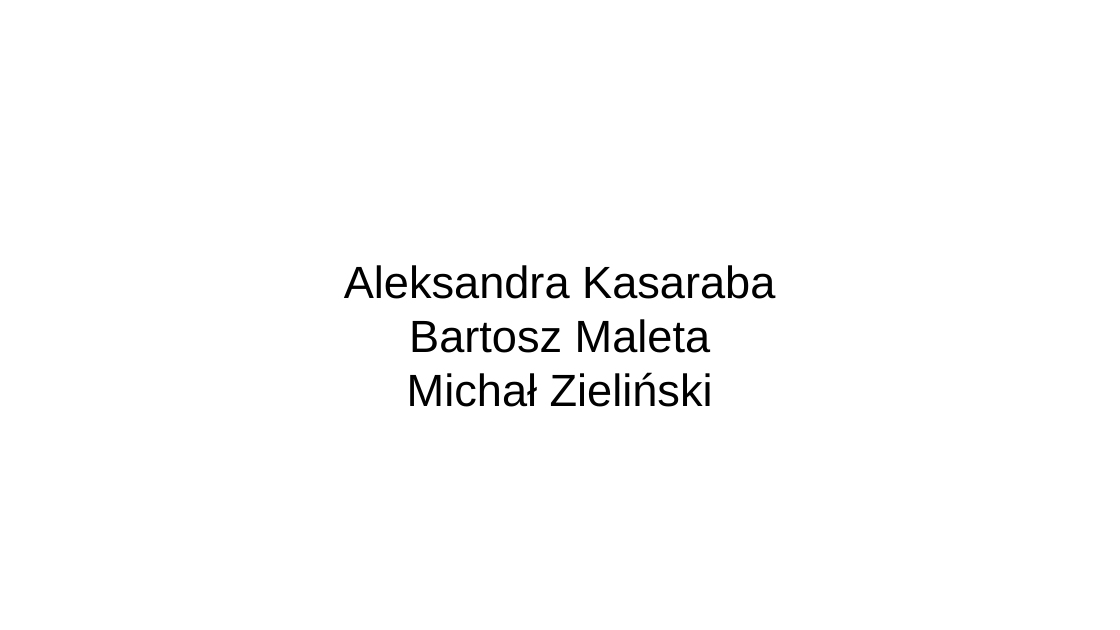
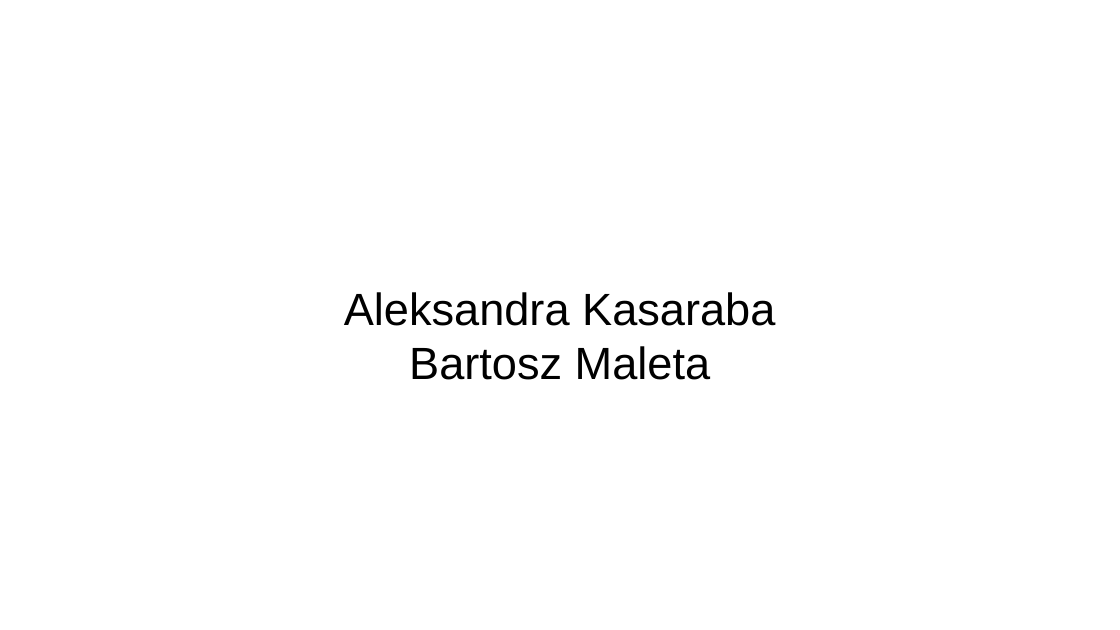
Before and after one commit to bartoszmaleta/matrixQuestStore_backend, a slide deck: slide 1 of presentationQuestStoreFrontPlusBack.odp. Drawn at 1120x630 pixels with LibreOffice and Linux fonts; fonts in the diff are those of the drawing; background and template pictures are left out. Boxes give left, top, right and bottom in pixels: in the first picture for what was removed or moved away, otherwise in the second. Text is boxed around its words. In the diff, an @@ line names an element or a change of style, - is before the commit and + after.

```diff
--- a/presentationQuestStoreFrontPlusBack.odp
+++ b/presentationQuestStoreFrontPlusBack.odp
@@ subtitle at (x1=407, y1=372, x2=713, y2=407): paragraph removed @@
-Michał Zieliński
```
Also in this commit, not shown: 3 other slides changed, 4 other files.
